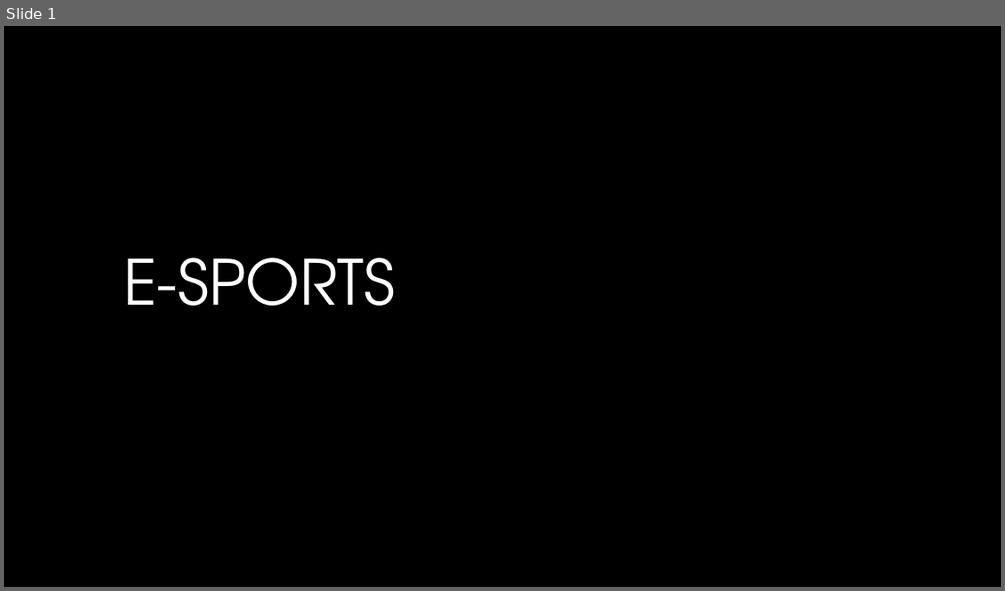
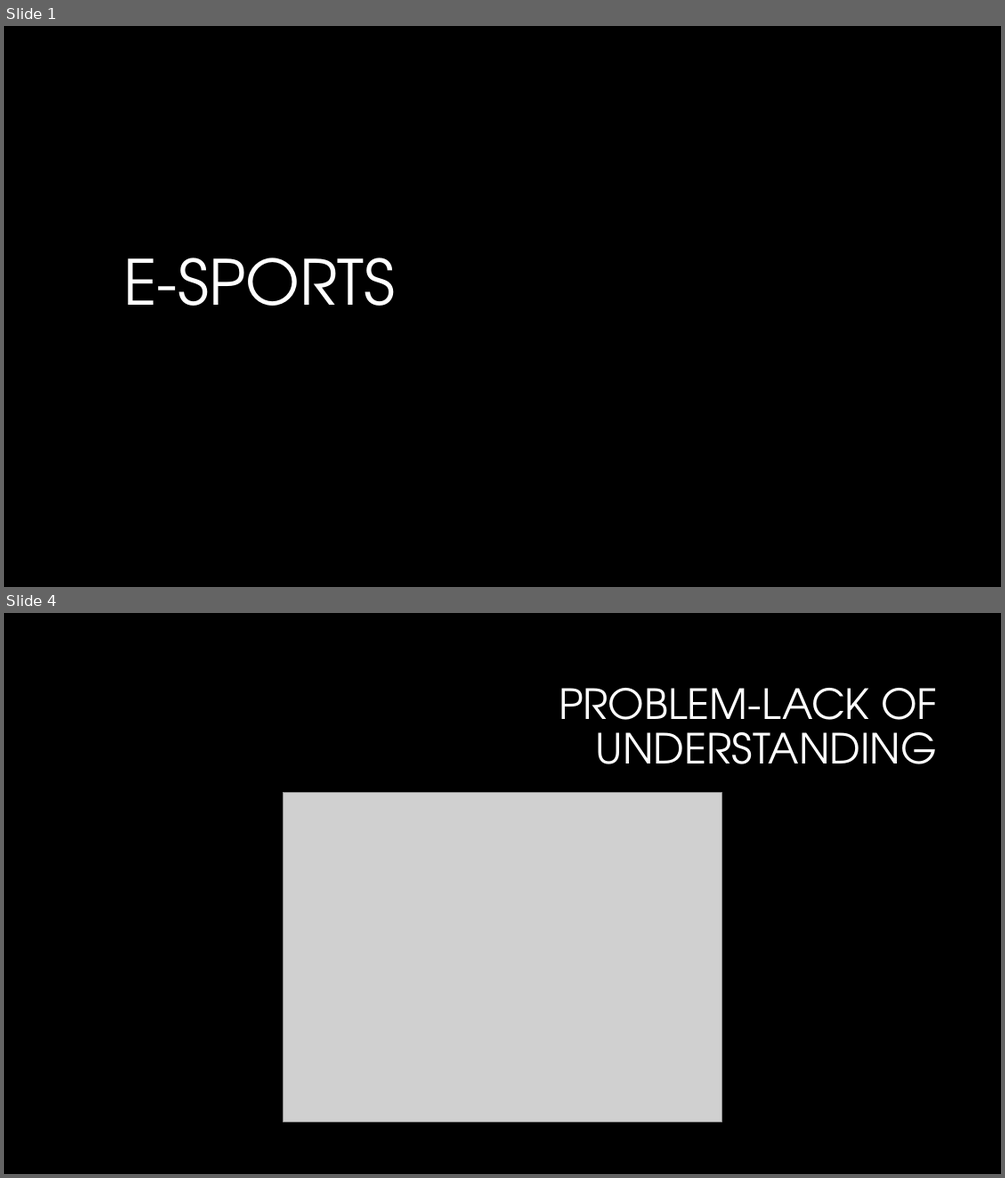
Before and after one commit to vinceleg/lab04_repo, a slide deck: dtc_team16_pitch_presentation.pptx. Shown one above the other, each under a label of ours: slide 1 before the commit, slides 1 and 4 after it; the slides between them are not shown. The pictures are 1005x591 and 1005x1178 pixels, drawn with LibreOffice and Linux fonts; fonts in the diff are those of the drawing; grey boxes stand for pictures; background and template pictures are left out. Boxes give left, top, right and bottom in pixels: in the first picture for what was removed or moved away, otherwise in the second. Text is boxed around its words. In the diff, an @@ line names an element or a change of style, - is before the commit and + after.

Commit message:
did the problems part

```diff
--- a/dtc_team16_pitch_presentation.pptx
+++ b/dtc_team16_pitch_presentation.pptx
@@ slide 4 added at (4,613,1001,1174), background #000000 @@
@@ title added at (558,688,938,764), 40 pt, text #FFFFFF @@
+PROBLEM-LACK OF UNDERSTANDING
@@ picture added at (283,793,722,1121) @@
```
Also in this commit, not shown: 5 other slides added, 1 slide removed.
